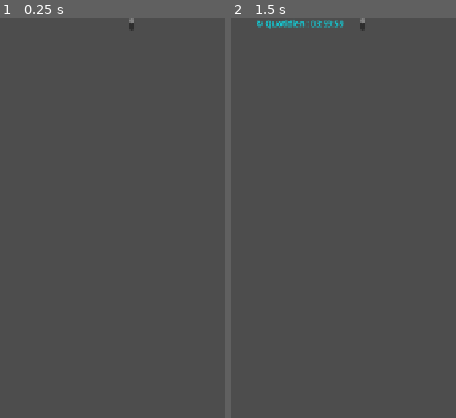
Above: before the commit, frames 1-2 (left to right).
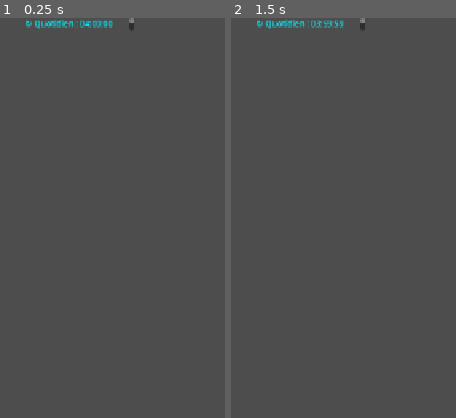
Above: after the commit, the same moments.

Repository: Argoht/Jeu
Game: Godot game, scene res://Scenes/MissionsUI.tscn
The game is run twice, just before and just after one commit, with the same random seed, the same clock (stepped at 60 frames per second) and the same inputs.
Inputs:
- Up to frame 1 (0.25 s): no input
- Up to frame 2 (1.5 s): click "LANCER — 15 END" at 0.5 s; click "LANCER — 15 END" at 1.25 s
The pictures show only the part of the screen within x 0-50%, y 0-50%; the shares and areas given below are measured in that part.

The runs differ from the first frame. In frame 1, 0.5% of the frame differs, in the area x 11-51%, y 0-3%; in frame 2, nothing differs.

Commit message:
fix: timers disparaissent après acceptation de mission
Les labels timer étaient créés avec un texte vide et attendaient jusqu'à
1 seconde avant que _process les remplisse. On initialise maintenant le
texte directement à la création dans _display_missions_list().

https://claude.ai/code/session_019T2txxZBcmxeHzpZfuDRYS

Diff:
--- a/jeu/Scripts/MissionsUI.gd
+++ b/jeu/Scripts/MissionsUI.gd
@@ -30,6 +30,7 @@
 
 	var t_daily = Label.new()
 	t_daily.name = "TimerDaily"
+	t_daily.text = "↻ Quotidien : " + GlobalEngine.get_time_string()
 	t_daily.horizontal_alignment = HORIZONTAL_ALIGNMENT_CENTER
 	t_daily.add_theme_color_override("font_color", Color("#00f2ff"))
 	t_daily.add_theme_font_size_override("font_size", 13)
@@ -37,6 +38,7 @@
 
 	var t_weekly = Label.new()
 	t_weekly.name = "TimerWeekly"
+	t_weekly.text = "↻ Hebdo : " + GlobalEngine.get_weekly_time_string()
 	t_weekly.horizontal_alignment = HORIZONTAL_ALIGNMENT_CENTER
 	t_weekly.add_theme_color_override("font_color", Color("#d15cff"))
 	t_weekly.add_theme_font_size_override("font_size", 13)
